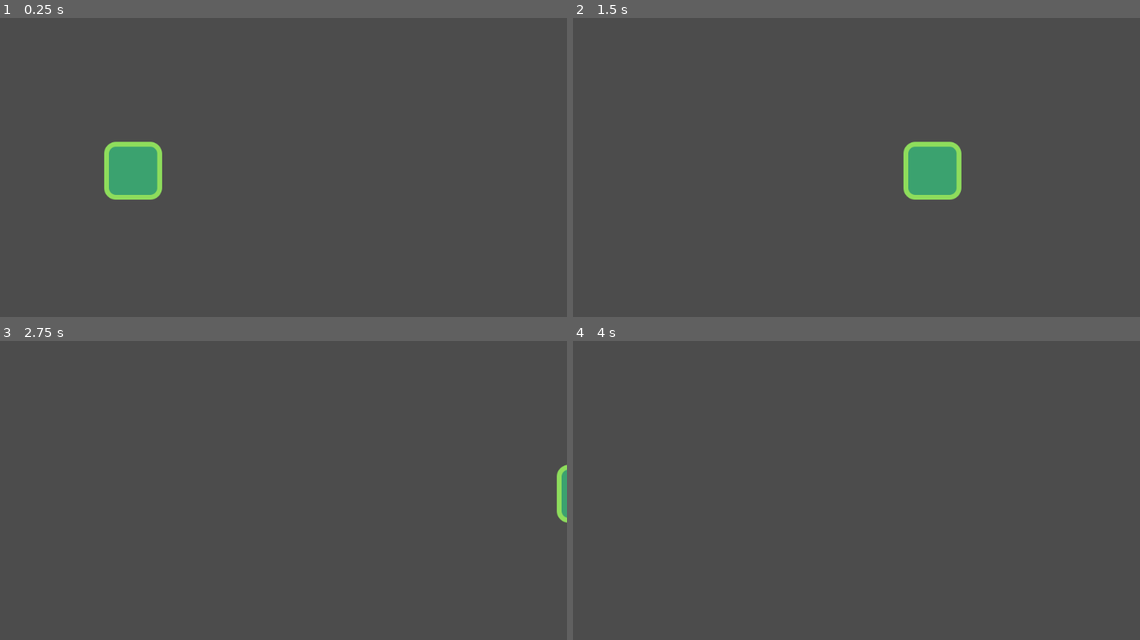
Above: before the commit, frames 1-4 (two rows, left to right).
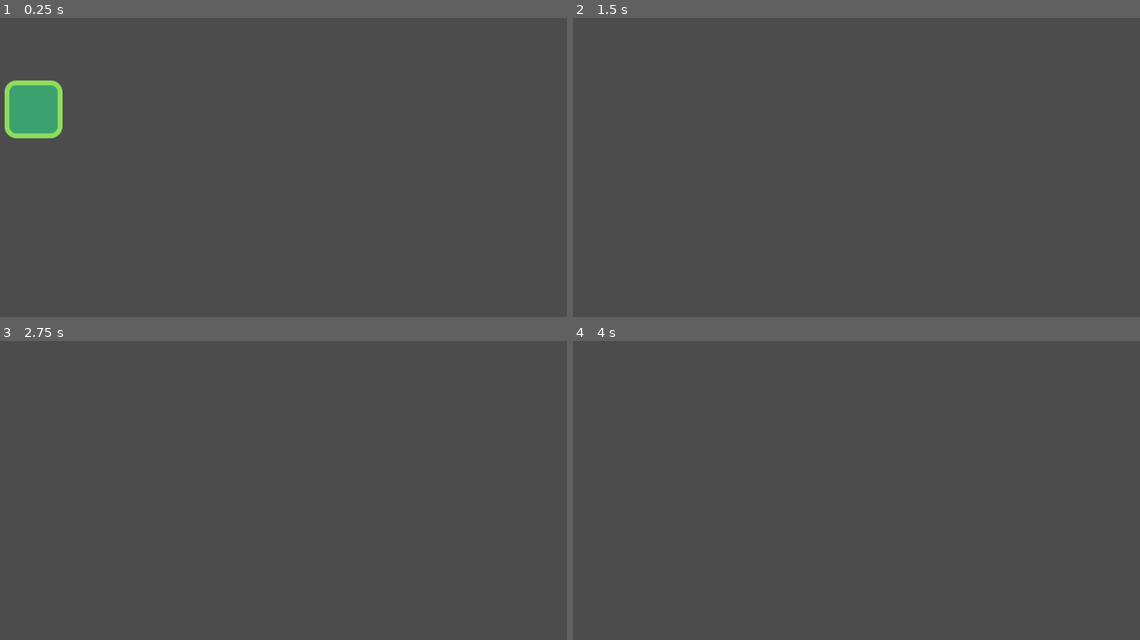
Above: after the commit, the same moments.

Repository: soloplxya/2d-rpg
Game: Godot game, scene res://src/Actors/Player.tscn
Same seed, same stepped clock (60 frames per second), same inputs: the game is played once before the commit and once after it. Before the commit the project has no main scene; this scene is started directly in both runs.
Inputs:
- Up to frame 1 (0.25 s): no input
- Up to frame 2 (1.5 s): no input
- Up to frame 3 (2.75 s): no input
- Up to frame 4 (4 s): tap Enter at 3.5 s

The runs differ from the first frame. In frame 1, 3.8% of the frame differs, in the area x 0-29%, y 20-61%; in frame 2, 1.9%; in frame 3, 0.3%; in frame 4, nothing differs.

Commit message:
added levels

Diff:
--- a/assets/tileset.tres
+++ b/assets/tileset.tres
@@ -17,6 +17,11 @@
 0/tile_mode = 0
 0/occluder_offset = Vector2( 0, 0 )
 0/navigation_offset = Vector2( 0, 0 )
+0/shape_offset = Vector2( 0, 0 )
+0/shape_transform = Transform2D( 1, 0, 0, 1, 0, 0 )
+0/shape = SubResource( 1 )
+0/shape_one_way = false
+0/shape_one_way_margin = 1.0
 0/shapes = [ {
 "autotile_coord": Vector2( 0, 0 ),
 "one_way": false,
@@ -33,6 +38,11 @@
 1/tile_mode = 0
 1/occluder_offset = Vector2( 0, 0 )
 1/navigation_offset = Vector2( 0, 0 )
+1/shape_offset = Vector2( 0, 0 )
+1/shape_transform = Transform2D( 1, 0, 0, 1, 0, 0 )
+1/shape = SubResource( 2 )
+1/shape_one_way = true
+1/shape_one_way_margin = 1.0
 1/shapes = [ {
 "autotile_coord": Vector2( 0, 0 ),
 "one_way": true,
--- a/project.godot
+++ b/project.godot
@@ -21,7 +21,15 @@
 [application]
 
 config/name="Game-dev"
+run/main_scene="res://src/Actors/Player.tscn"
 config/icon="res://icon.png"
+
+[layer_names]
+
+2d_physics/layer_1="player"
+2d_physics/layer_2="enemies"
+2d_physics/layer_3="coins"
+2d_physics/layer_4="world"
 
 [physics]
 
--- a/src/Actors/Actor.gd
+++ b/src/Actors/Actor.gd
@@ -1,7 +1,11 @@
 extends KinematicBody2D
 class_name Actor
 
+export var speed: = Vector2(300.0, 1000.0)
+export var gravity: = 3000.0
+
+var velocity: = Vector2.ZERO
+
 func _physics_process(delta: float) -> void:
-	# move 300 pixels per second on the x axis
-	var velocity: = Vector2(300, 0)
-	move_and_slide(velocity)
+	velocity.y += gravity * delta
+	velocity = move_and_slide(velocity)
--- a/src/Actors/Player.tscn
+++ b/src/Actors/Player.tscn
@@ -7,11 +7,12 @@
 extents = Vector2( 42.5, 41.5 )
 
 [node name="Player" type="KinematicBody2D"]
-position = Vector2( 230, 340 )
+position = Vector2( 140, 136 )
+collision_mask = 8
 script = ExtResource( 2 )
 
 [node name="Player" type="Sprite" parent="."]
-position = Vector2( 0, -48 )
+position = Vector2( 0, -46 )
 texture = ExtResource( 1 )
 
 [node name="CollisionShape2D" type="CollisionShape2D" parent="."]
--- /dev/null
+++ b/src/Levels/LevelTemplate.tscn
@@ -0,0 +1,17 @@
+[gd_scene load_steps=3 format=2]
+
+[ext_resource path="res://assets/tileset.tres" type="TileSet" id=1]
+[ext_resource path="res://src/Actors/Player.tscn" type="PackedScene" id=2]
+
+[node name="LevelTemplate" type="Node2D"]
+
+[node name="TileMap" type="TileMap" parent="."]
+tile_set = ExtResource( 1 )
+cell_size = Vector2( 80, 80 )
+collision_layer = 8
+collision_mask = 0
+format = 1
+tile_data = PoolIntArray( 0, 1, 0, 12, 1, 0, 65536, 1, 0, 65548, 1, 0, 131072, 1, 0, 131084, 1, 0, 196608, 1, 0, 196609, 1, 0, 196619, 1, 0, 196620, 1, 0, 262144, 1, 0, 262156, 1, 0, 327680, 1, 0, 327692, 1, 0, 393216, 1, 0, 393217, 1, 0, 393218, 1, 0, 393221, 1, 0, 393222, 1, 0, 393223, 1, 0, 393226, 1, 0, 393227, 1, 0, 393228, 1, 0, 458752, 1, 0, 458753, 1, 0, 458754, 1, 0, 458755, 1, 0, 458756, 1, 0, 458757, 1, 0, 458758, 1, 0, 458759, 1, 0, 458760, 1, 0, 458761, 1, 0, 458762, 1, 0, 458763, 1, 0, 458764, 1, 0 )
+
+[node name="Player" parent="." instance=ExtResource( 2 )]
+position = Vector2( 510, 116 )
